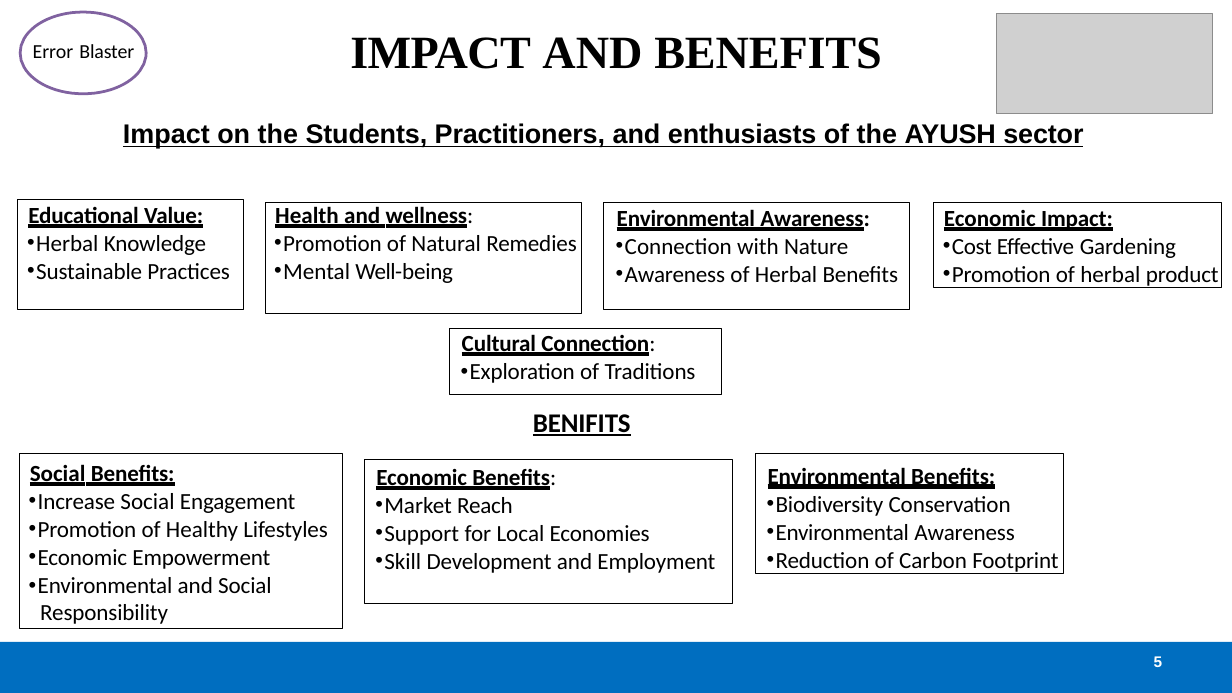
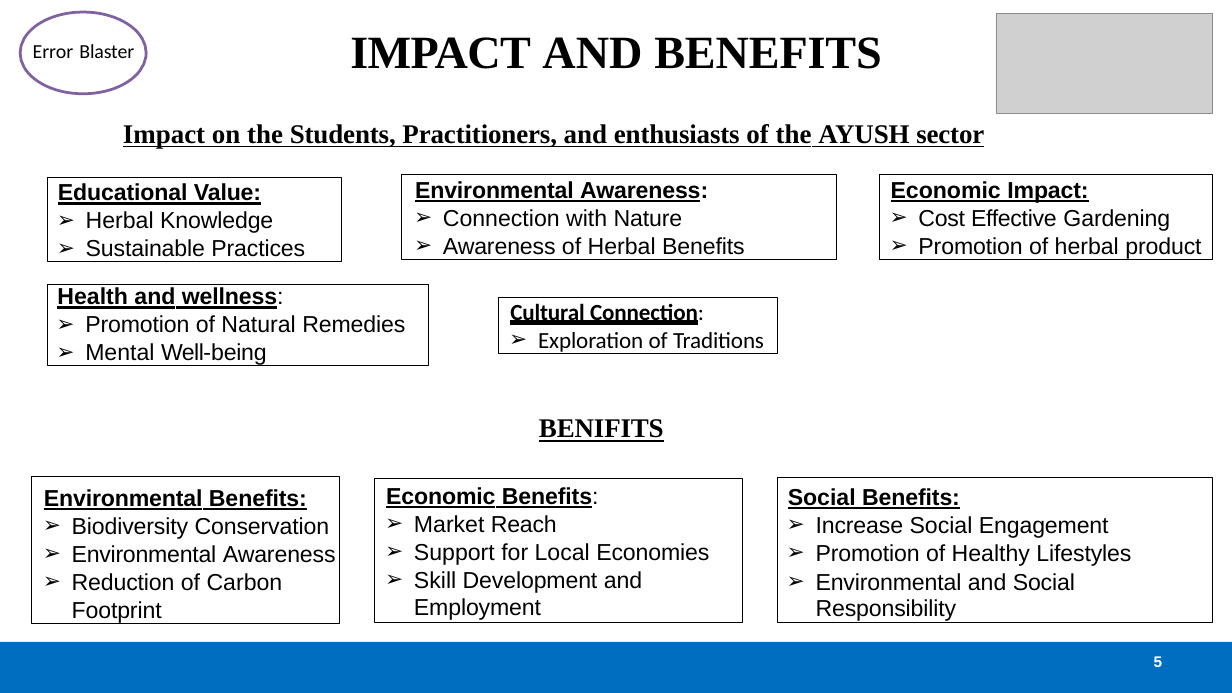
Before and after one commit to gouravgodla/SIH-PROJECT, a slide deck: slide 5 of final update okkk.pptx. Drawn at 1232x693 pixels with LibreOffice and Linux fonts; fonts in the diff are those of the drawing; grey boxes stand for pictures. Boxes give left, top, right and bottom in pixels: in the first picture for what was removed or moved away, otherwise in the second. Text is boxed around its words. In the diff, an @@ line names an element or a change of style, - is before the commit and + after.

```diff
--- a/final update okkk.pptx
+++ b/final update okkk.pptx
@@ text "Impact on the Students, Practitioners, ..." at [123, 124, 984, 149]: font Arial to Times New Roman @@
@@ rectangle "Educational Value:": place and size @@
-rectangle "Educational Value:" at [18, 200, 244, 310]
+rectangle "Educational Value:" at [47, 177, 341, 262]
@@ rectangle "Environmental Awareness:": place and size @@
-rectangle "Environmental Awareness:" at [604, 202, 910, 310]
+rectangle "Environmental Awareness:" at [401, 175, 836, 260]
@@ rectangle "Economic Impact:": place and size @@
-rectangle "Economic Impact:" at [933, 202, 1222, 287]
+rectangle "Economic Impact:" at [880, 175, 1213, 260]
@@ rectangle "Health and wellness:": place and size @@
-rectangle "Health and wellness:" at [265, 202, 582, 313]
+rectangle "Health and wellness:" at [47, 284, 428, 366]
@@ rectangle "Cultural Connection:": place and size @@
-rectangle "Cultural Connection:" at [450, 329, 722, 395]
+rectangle "Cultural Connection:" at [499, 297, 778, 353]
@@ text in rectangle at [538, 332, 764, 354]: bullet • to ➢ @@
@@ text "BENIFITS" at [539, 419, 664, 442]: font Calibri to Times New Roman @@
@@ rectangle "Environmental Benefits:": place and size @@
-rectangle "Environmental Benefits:" at [755, 454, 1063, 573]
+rectangle "Environmental Benefits:" at [31, 476, 339, 624]
@@ rectangle "Economic Benefits:": place and size @@
-rectangle "Economic Benefits:" at [364, 459, 733, 604]
+rectangle "Economic Benefits:" at [374, 478, 743, 622]
@@ font Calibri to Arial; bullet • to ➢ in 7 elements at [374, 478, 743, 622], [880, 175, 1213, 260], [47, 177, 341, 262], [401, 175, 836, 260], [47, 284, 428, 366], [31, 476, 339, 624], [778, 478, 1214, 622] @@
@@ rectangle "Social Benefits:": place and size @@
-rectangle "Social Benefits:" at [19, 454, 342, 629]
+rectangle "Social Benefits:" at [778, 478, 1214, 622]
@@ text in rectangle at [38, 549, 270, 569]: paragraph removed @@
-• Economic Empowerment
```
Also in this commit, not shown: 4 other slides changed.
